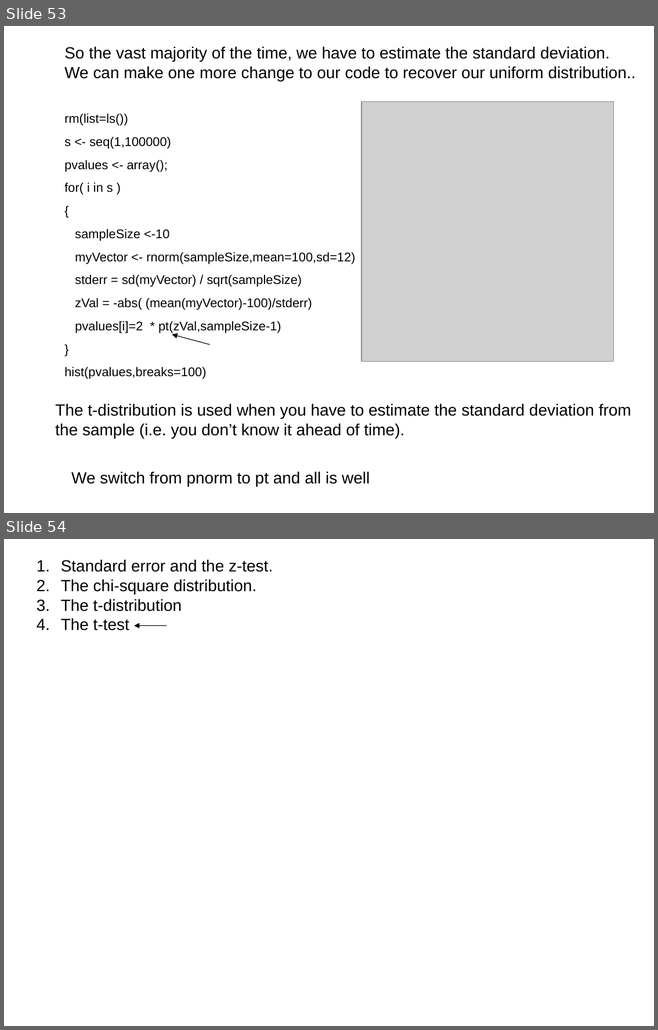
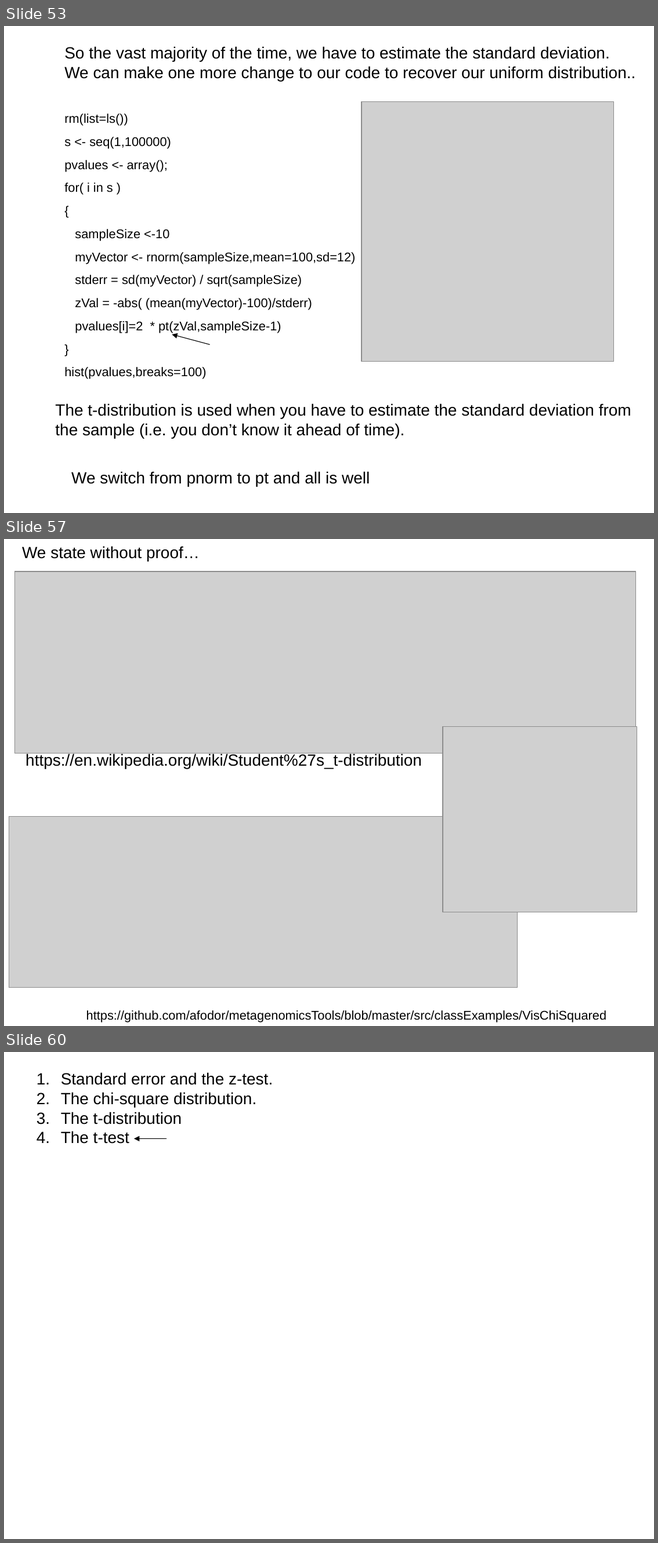
Before and after one commit to afodor/afodor.github.io, a slide deck: classes/stats2017/Lecture12.ppt. Shown one above the other, each under a label of ours: slides 53 and 54 before the commit, slides 53, 57 and 60 after it; the slides between them are not shown. The pictures are 658x1030 and 658x1543 pixels, drawn with LibreOffice and Linux fonts; fonts in the diff are those of the drawing; grey boxes stand for pictures. Boxes give left, top, right and bottom in pixels: in the first picture for what was removed or moved away, otherwise in the second. Text is boxed around its words. In the diff, an @@ line names an element or a change of style, - is before the commit and + after.

Commit message:
more detailed demonstration of why the t-distribution works for estimating variance

```diff
--- a/classes/stats2017/Lecture12.ppt
+++ b/classes/stats2017/Lecture12.ppt
@@ slide 57 added at box(4, 539, 654, 1026), background #FFFFFF @@
@@ text added at box(22, 546, 199, 561), 18 pt, text #000000 @@
+We state without proof…
@@ picture added at box(15, 571, 636, 754) @@
@@ picture added at box(442, 727, 636, 913) @@
@@ text added at box(25, 753, 422, 769), 18 pt, text #000000 @@
+https://en.wikipedia.org/wiki/Student%27s_t-distribution
@@ picture added at box(9, 816, 517, 988) @@
@@ text added at box(86, 1011, 606, 1023), 14 pt, text #000000 @@
+https://github.com/afodor/metagenomicsTools/blob/master/src/classExamples/VisChiSquared
@@ what was slide 54 is now slide 60 @@
```
Also in this commit, not shown: 5 other slides added.
